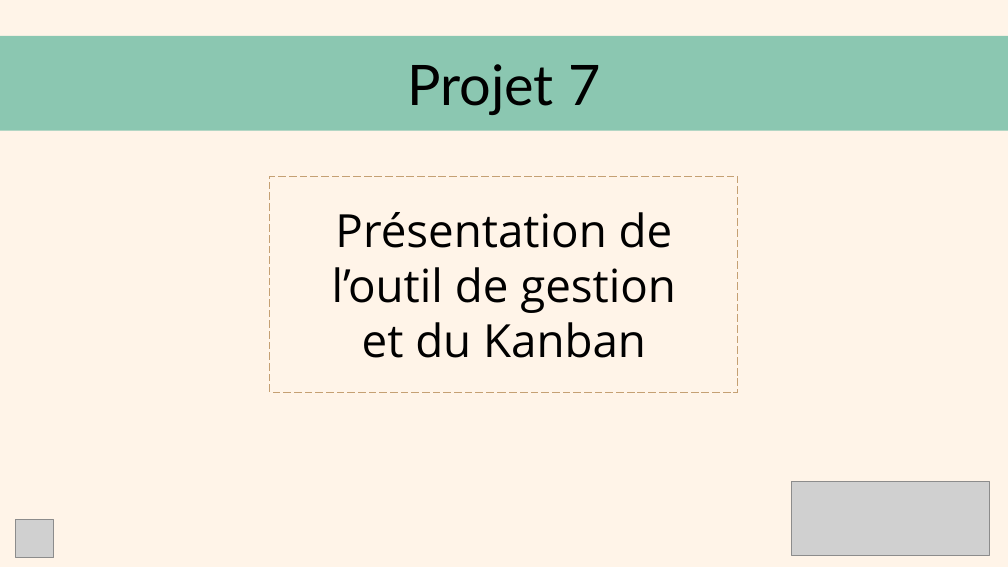
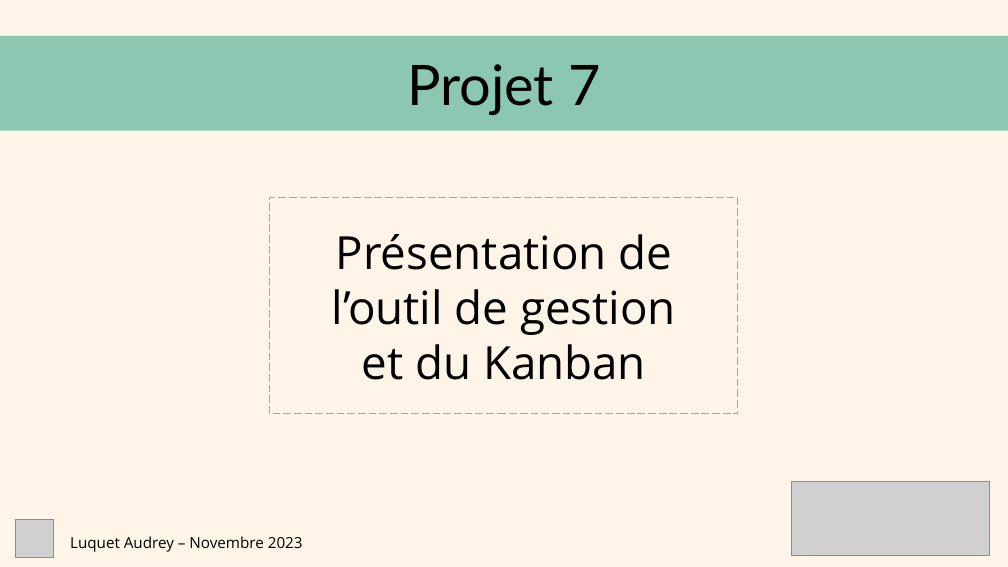
Before and after one commit to AudreyYuedra/MenuMaker-Qwenta_OC_P7, a slide deck: slide 1 of PPT Trello_Kanban.odp. Drawn at 1008x567 pixels with LibreOffice and Linux fonts; fonts in the diff are those of the drawing; grey boxes stand for pictures. Boxes give left, top, right and bottom in pixels: in the first picture for what was removed or moved away, otherwise in the second. Text is boxed around its words. In the diff, an @@ line names an element or a change of style, - is before the commit and + after.

```diff
--- a/PPT Trello_Kanban.odp
+++ b/PPT Trello_Kanban.odp
@@ subtitle "Présentation de": place and size @@
-subtitle "Présentation de" at <box>270,177,738,392</box>
+subtitle "Présentation de" at <box>270,198,738,414</box>
@@ text added at <box>70,536,303,552</box>, 12 pt, text #000000 @@
+Luquet Audrey – Novembre 2023
```
Also in this commit, not shown: 5 other slides changed, 5 slides added, 2 slides removed, 1 other file.
